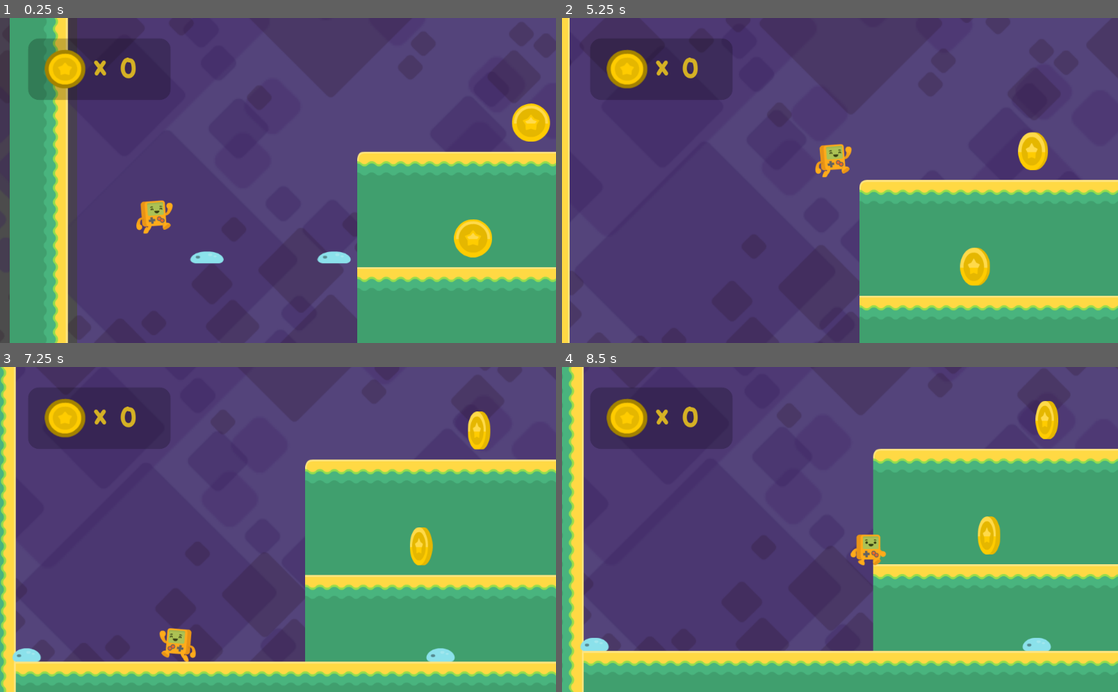
Above: before the commit, frames 1-4 (two rows, left to right).
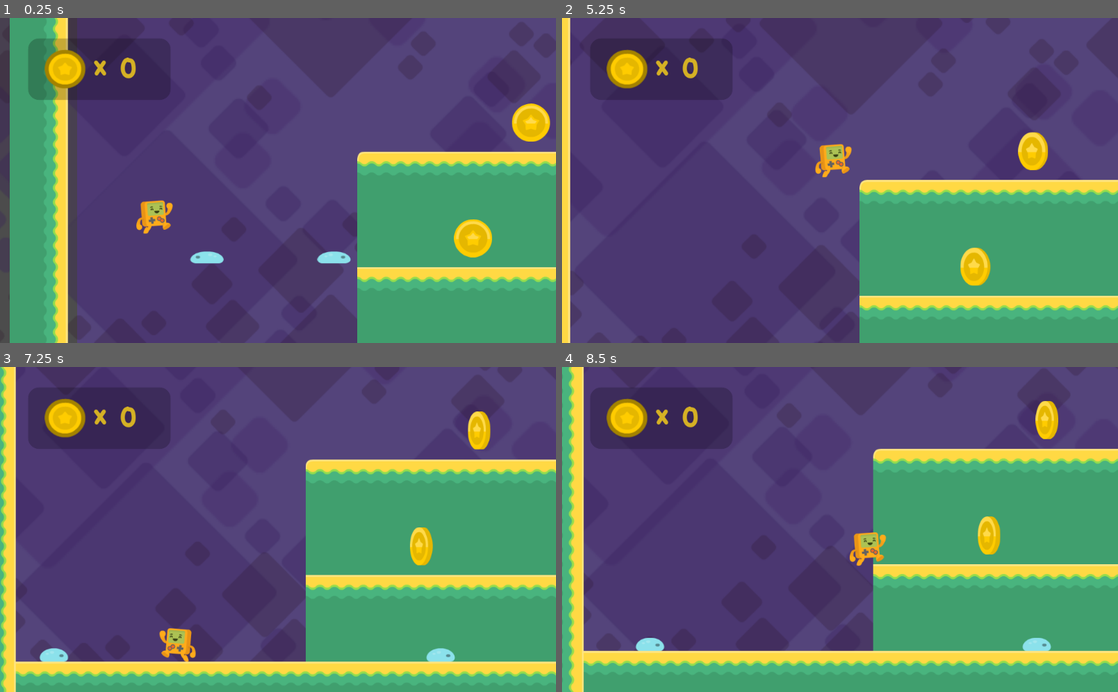
Above: after the commit, the same moments.

Repository: nkpresh/platforme-Game
Game: Godot game, scene res://Level1.tscn
The game is run twice, just before and just after one commit, with the same random seed, the same clock (stepped at 60 frames per second) and the same inputs.
Inputs:
- Up to frame 1 (0.25 s): no input
- Up to frame 2 (5.25 s): hold Right (right) 0.53-2.03 s; tap Up (jump) at 0.77, 1.52, 3.02, 3.77, 4.52 s; hold Left (left) 2.03-2.78 s; hold Right (right) 2.78-4.28 s; hold Left (left) 4.28-5.03 s; hold Right (right) from 5.03 s (still down)
- Up to frame 3 (7.25 s): release Right (right) at 5.78 s; hold Left (left) from 5.78 s (still down); tap Up (jump) at 6.02, 6.77 s
- Up to frame 4 (8.5 s): release Left (left) at 7.28 s; hold Right (right) from 7.28 s (still down); tap Up (jump) at 7.52 s

The runs differ from the first frame. In frame 1, less than 0.1% of the frame differs, in the area x 57-64%, y 73-76%; in frame 2, 0.2%; in frame 3, 0.5%; in frame 4, 0.7%, in the area x 3-88%, y 50-88%.

Commit message:
direction and masking set

Diff:
--- a/enemy.gd
+++ b/enemy.gd
@@ -4,12 +4,18 @@
 export var direction=-1
 
 func _ready():
-	pass
+	if direction==1:
+		$Sprite.flip_h=true
 
 
 func _physics_process(delta):
+
+	if is_on_wall():
+		direction*=-1
+		$Sprite.flip_h=not $Sprite.flip_h
+
 	velocity.y+=20
 
 	velocity.x=50*direction
 
-	move_and_slide(velocity,Vector2.UP)
+	velocity=move_and_slide(velocity,Vector2.UP)
--- a/enemy.tscn
+++ b/enemy.tscn
@@ -16,6 +16,8 @@
 extents = Vector2( 25.0214, 10.8825 )
 
 [node name="enemy" type="KinematicBody2D"]
+collision_layer = 16
+collision_mask = 35
 script = ExtResource( 1 )
 
 [node name="Sprite" type="AnimatedSprite" parent="."]
